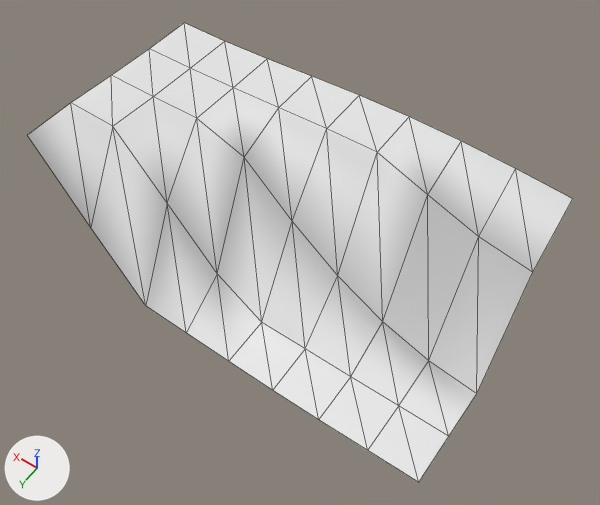
The OBJ model models/areas/idol/sand_0_1.obj as it was, and as the next commit left it.
One viewpoint serves both versions: a 50 mm camera at (-4.76, -7.25, 39.36) aimed at (11.14, -29.51, 4.37). Lighting does not change. The marker at lower left points along +X, +Y and +Z. The older version comes first. Mesh edges are drawn as thin lines. Where no turn or scale is listed for an object, it has been applied to the vertices. Vertices at exactly the same position are counted once.

In view in the first picture: 'sand_0_1'.
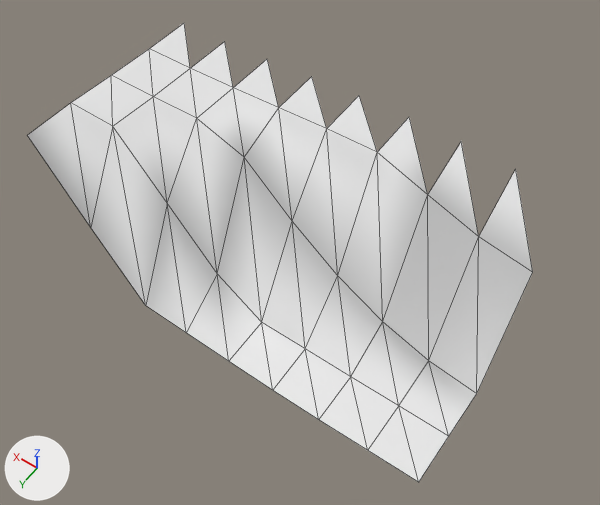
Where the change shows, as pixel boxes (x1, y1, x2, y2) in the pictures (600 x 505 px):
'sand_0_1', reshaped (7% narrower): before (27, 23, 572, 482); after (27, 23, 533, 482)
part 1 of me_sand_0_1, deleted: before (184, 23, 572, 271)

The change, as a list of edits to the scene's bpy script:
```text
Change me_sand_0_1:
    used by ob_sand_0_1; location = (0.0, 0.0, 0.0)
    verts and faces of me_sand_0_1; kept vertices keep their numbers, new ones are numbered from 45
    before: 15 (0.0, -33.0, 7.5) at pixel (532, 272), 16 (3.0, -33.0, 8.0) at pixel (478, 236), 17 (6.0, -33.0, 9.1) at pixel (427, 194), 18 (9.0, -33.0, 10.3) at pixel (377, 152), 19 (12.0, -33.0, 10.2) at pixel (326, 128)
    before: 20 (0.0, -36.0, 10.0) at pixel (572, 198), 21 (3.0, -36.0, 10.2) at pixel (515, 168), 22 (6.0, -36.0, 10.4) at pixel (461, 141), 23 (9.0, -36.0, 10.4) at pixel (409, 116), 24 (12.0, -36.0, 10.3) at pixel (359, 95)
    before: 37 (15.0, -33.0, 10.0) at pixel (278, 107), 38 (18.0, -33.0, 9.9) at pixel (233, 87), 39 (21.0, -33.0, 9.7) at pixel (190, 68), 41 (15.0, -36.0, 10.1) at pixel (311, 76), 42 (18.0, -36.0, 9.8) at pixel (267, 58)
    before: 43 (21.0, -36.0, 9.7) at pixel (224, 41), 44 (24.0, -36.0, 9.6) at pixel (184, 22)
    remove me_sand_0_1.from_pydata(...)  # 45 vertices, 64 faces; spans x 0.0..24.0, y -36.0..-24.0, z -0.2..10.4
    add me_sand_0_1.from_pydata(...)  # 44 vertices, 56 faces; spans x 0.0..24.0, y -36.0..-24.0, z -0.2..10.4
    me_sand_0_1 part 1
    add delete_vertices([20])  # with the faces that use them
    add delete_faces([(16, 21, 22), (17, 22, 23), (18, 23, 24), (19, 24, 41), (37, 41, 42), (38, 42, 43)])
    add delete_faces([(39, 43, 44)])
```
